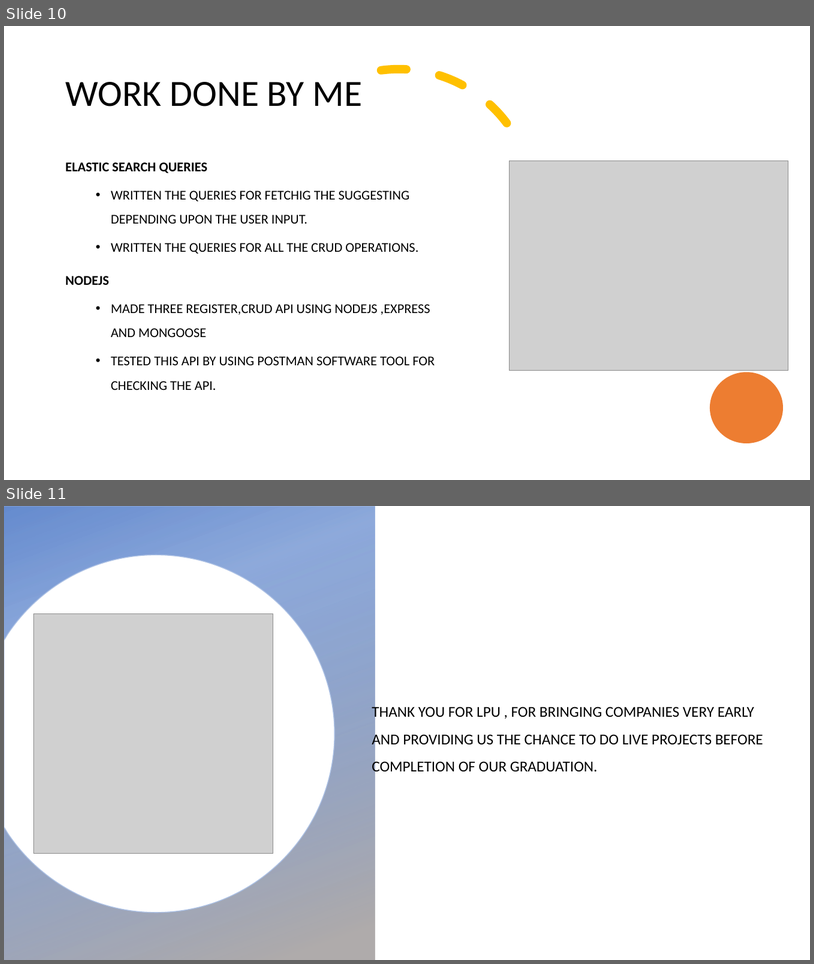
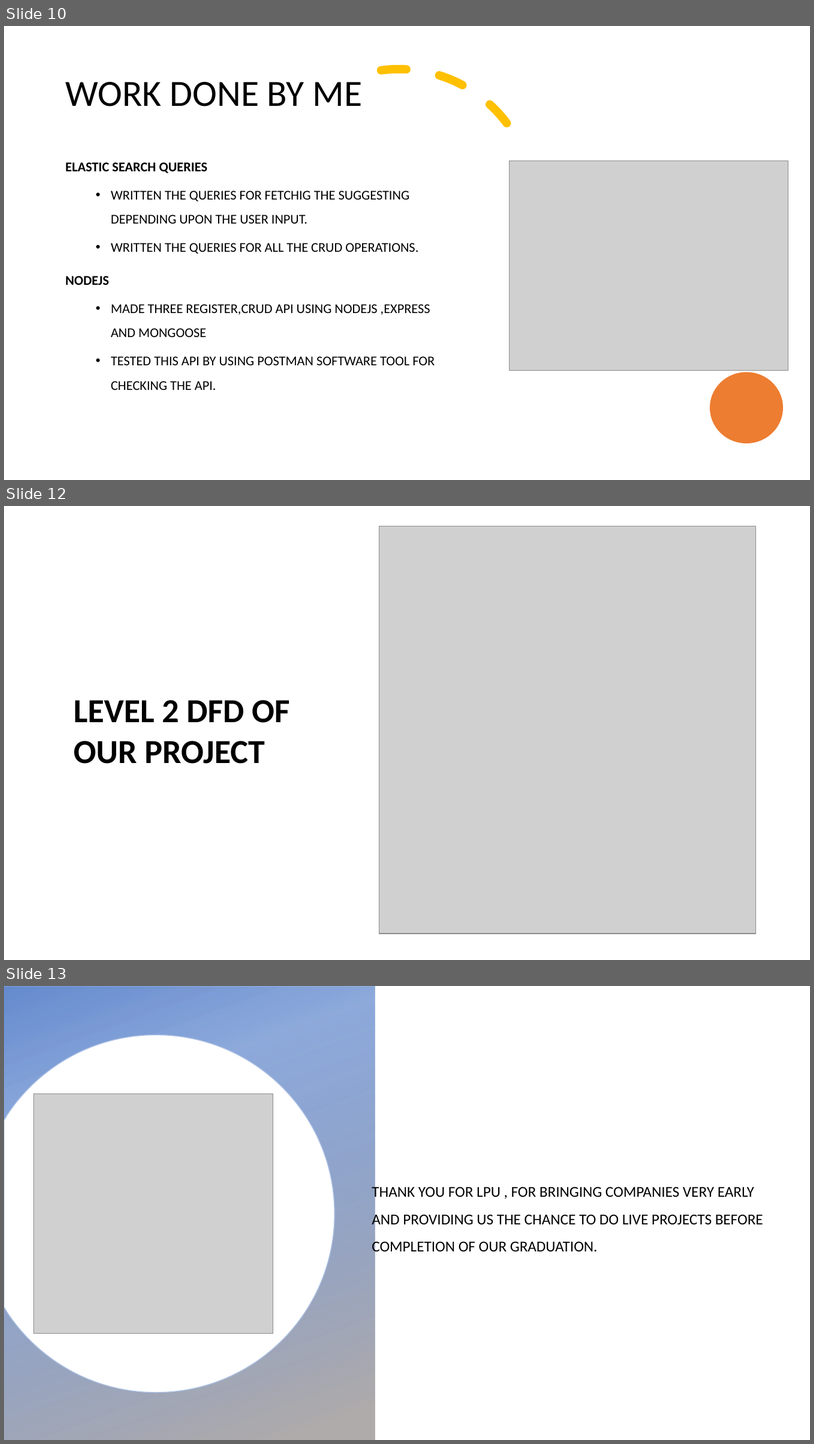
Before and after one commit to DilipChalamalasetty/NODE-COURSE, a slide deck: reports/ppt/PROJECT_CHATBOT.pptx. Shown one above the other, each under a label of ours: slides 10 and 11 before the commit, slides 10, 12 and 13 after it; the slides between them are not shown. The pictures are 814x964 and 814x1444 pixels, drawn with LibreOffice and Linux fonts; fonts in the diff are those of the drawing; grey boxes stand for pictures; background and template pictures are left out. Boxes give left, top, right and bottom in pixels: in the first picture for what was removed or moved away, otherwise in the second. Text is boxed around its words. In the diff, an @@ line names an element or a change of style, - is before the commit and + after.

```diff
--- a/reports/ppt/PROJECT_CHATBOT.pptx
+++ b/reports/ppt/PROJECT_CHATBOT.pptx
@@ slide 12 added at [4,506,810,960], background #FFFFFF @@
@@ picture added at [380,526,756,933] @@
@@ text added at [74,700,290,763], 40 pt, text #000000, bold @@
+LEVEL 2 DFD OF OUR PROJECT
@@ what was slide 11 is now slide 13 @@
```
Also in this commit, not shown: 1 other slide added, 6 other files.
